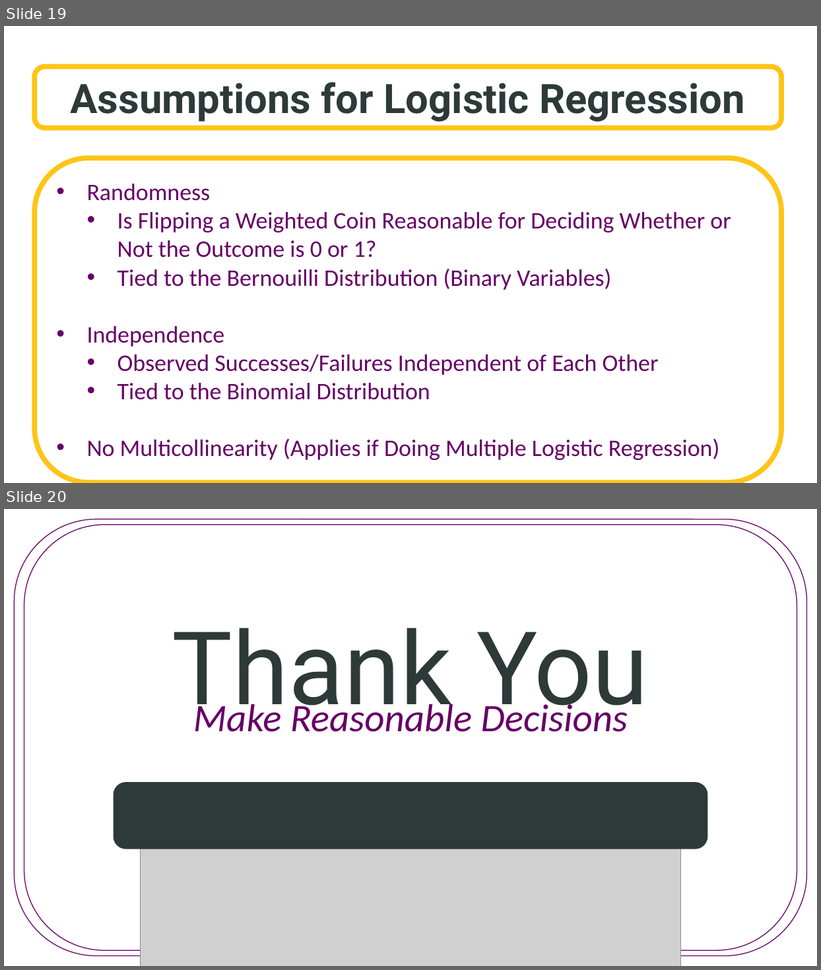
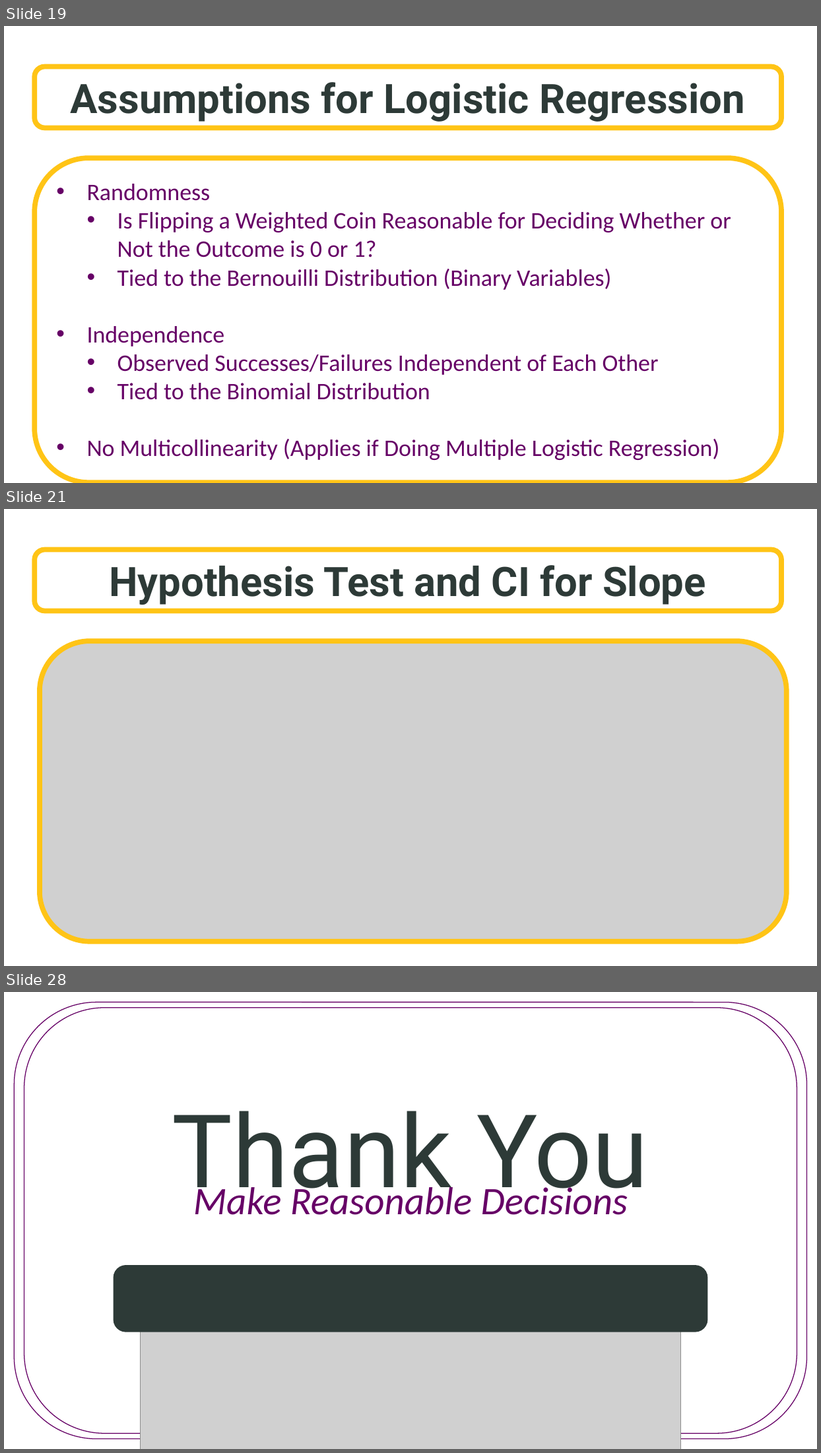
Before and after one commit to SuperMarioGiacomazzo/STOR455_WEBSITE, a slide deck: Lectures/27 - Logistic Regression.pptx. Shown one above the other, each under a label of ours: slides 19 and 20 before the commit, slides 19, 21 and 28 after it; the slides between them are not shown. The pictures are 821x970 and 821x1453 pixels, drawn with LibreOffice and Linux fonts; fonts in the diff are those of the drawing; grey boxes stand for pictures; background and template pictures are left out. Boxes give left, top, right and bottom in pixels: in the first picture for what was removed or moved away, otherwise in the second. Text is boxed around its words. In the diff, an @@ line names an element or a change of style, - is before the commit and + after.

```diff
--- a/Lectures/27 - Logistic Regression.pptx
+++ b/Lectures/27 - Logistic Regression.pptx
@@ slide 21 added at [4, 509, 817, 966], background picture (left out) @@
@@ rounded rectangle added at [34, 550, 781, 611], fill #FFFFFF at 70% opacity, outline #FFC416 6 pt, 48 pt, text #2D3A37, bold @@
+Hypothesis Test and CI for Slope
@@ picture added at [40, 642, 787, 942] @@
@@ what was slide 20 is now slide 28 @@
```
Also in this commit, not shown: 7 other slides added, 9 other files.
